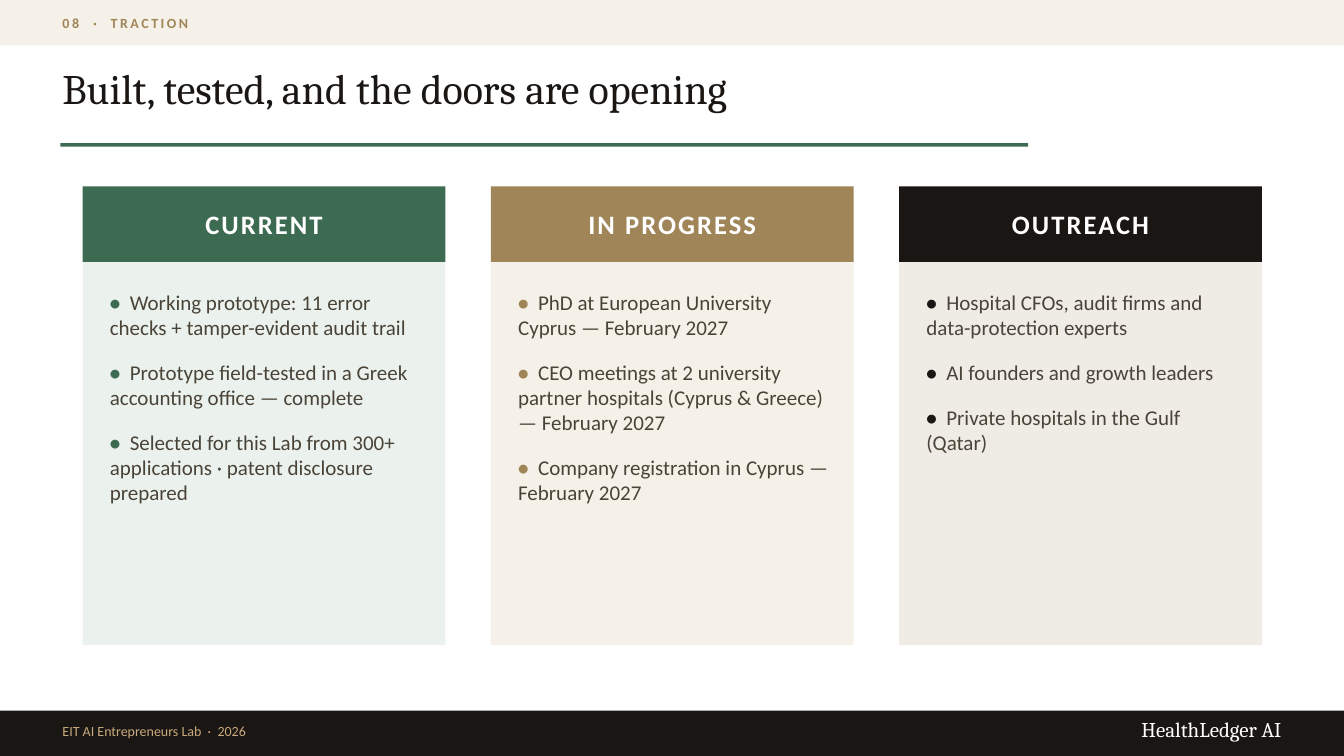
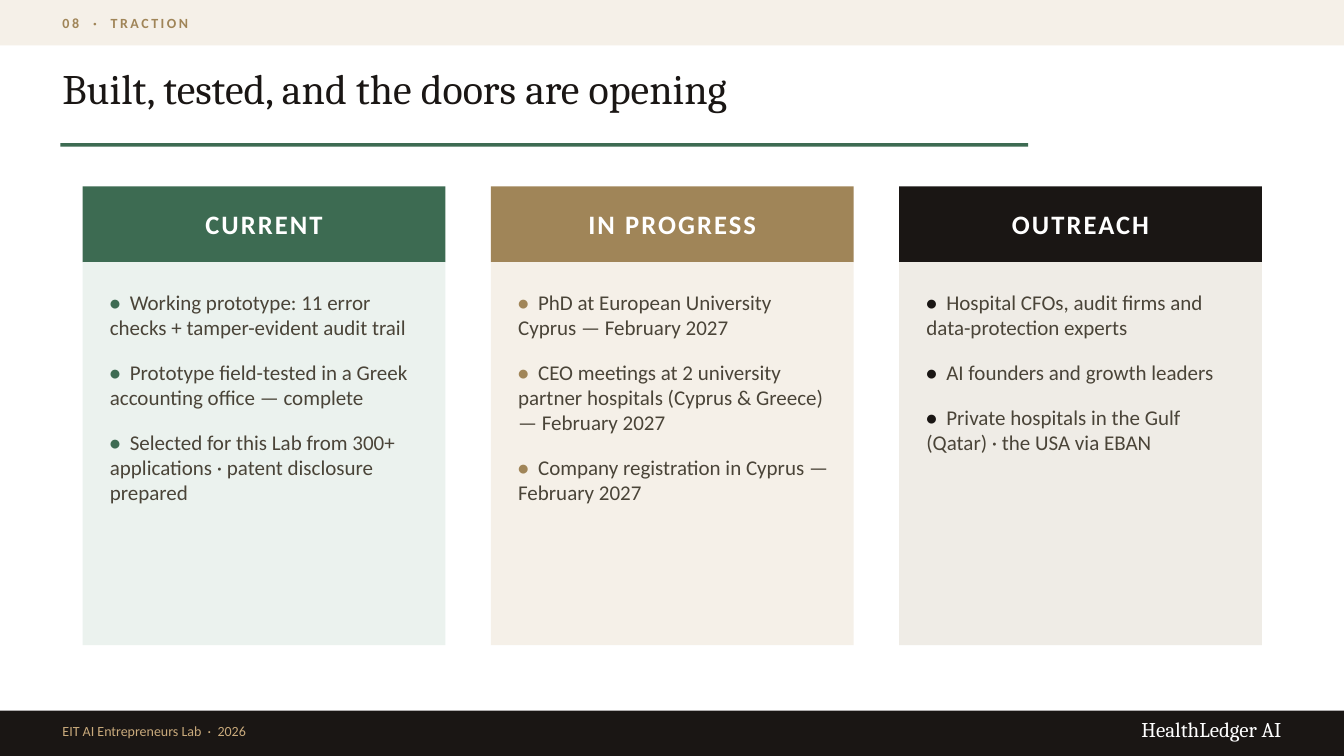
Before and after one commit to mrply97/AI, a slide deck: slide 13 of HealthLedgerAI_EIT_Pitch.pptx. Drawn at 1344x756 pixels with LibreOffice and Linux fonts; fonts in the diff are those of the drawing. Boxes give left, top, right and bottom in pixels: in the first picture for what was removed or moved away, otherwise in the second. Text is boxed around its words. In the diff, an @@ line names an element or a change of style, - is before the commit and + after.

```diff
--- a/HealthLedgerAI_EIT_Pitch.pptx
+++ b/HealthLedgerAI_EIT_Pitch.pptx
@@ text at bbox=[926, 410, 1180, 453]: text changed @@
-• Private hospitals in the Gulf (Qatar)
+• Private hospitals in the Gulf (Qatar) · the USA via EBAN
```
Also in this commit, not shown: 1 other slide changed, 1 other file.
